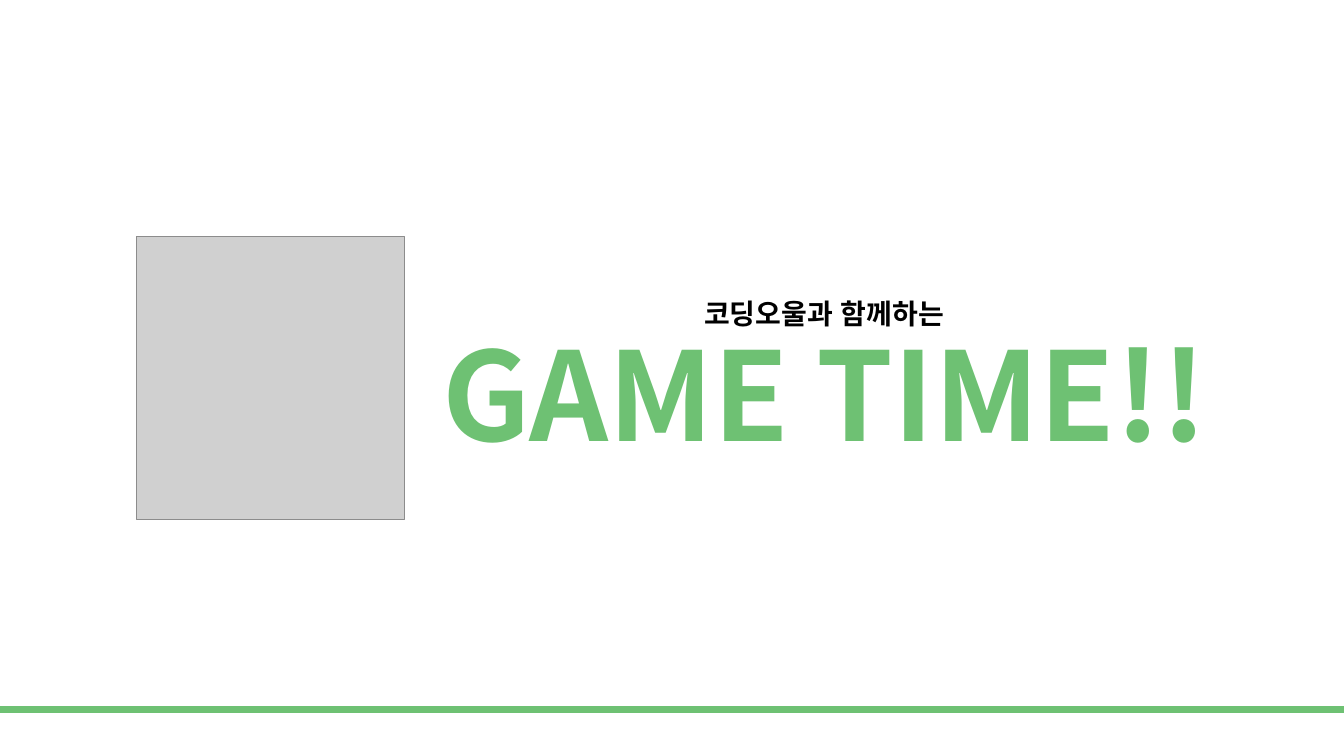
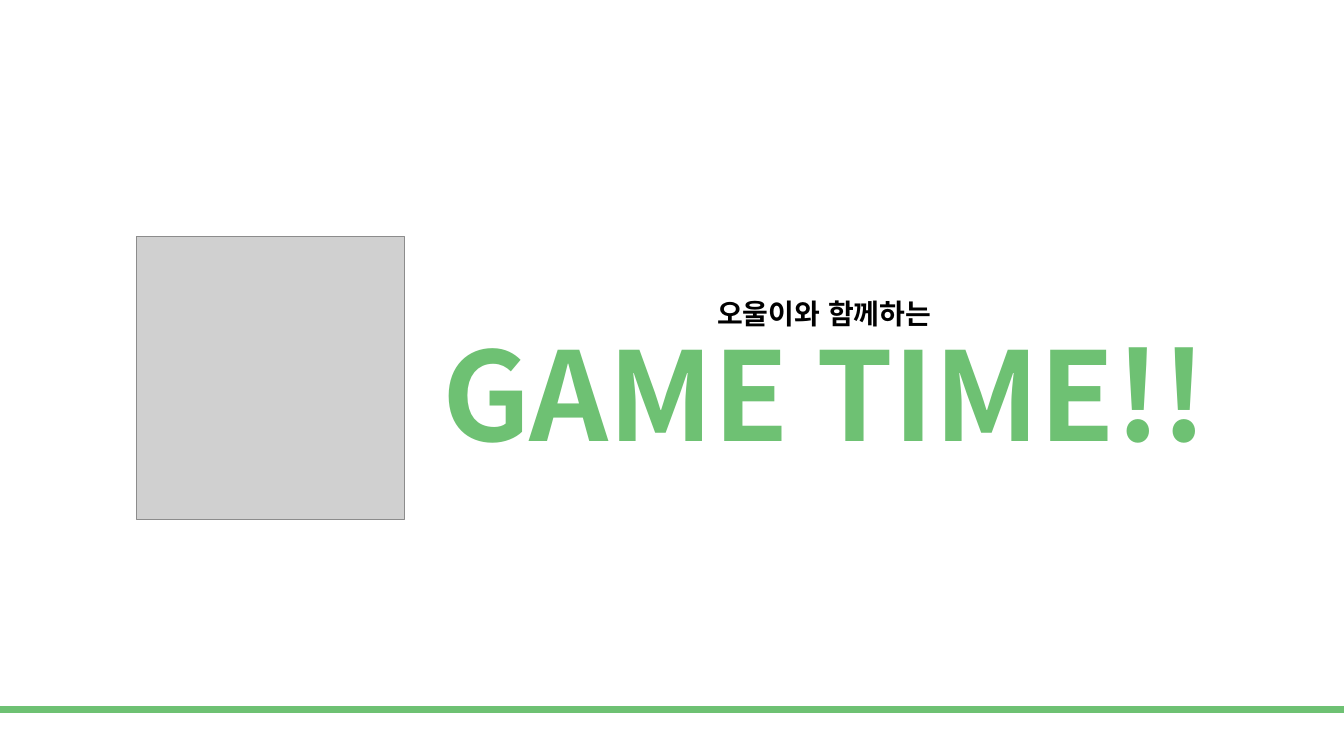
Before and after one commit to DevDamon0527/SeSAC_Yeongdeungpo_Campus_6th, a slide deck: slide 16 of material/[SeSAC_YDP_6] 01_ot,git.pptx (slide 18 before the commit). Drawn at 1344x756 pixels with LibreOffice and Linux fonts; fonts in the diff are those of the drawing; grey boxes stand for pictures; background and template pictures are left out. Boxes give left, top, right and bottom in pixels: in the first picture for what was removed or moved away, otherwise in the second. Text is boxed around its words. In the diff, an @@ line names an element or a change of style, - is before the commit and + after.

```diff
--- a/material/[SeSAC_YDP_6] 01_ot,git.pptx
+++ b/material/[SeSAC_YDP_6] 01_ot,git.pptx
@@ text at <box>717,300,931,327</box>: text changed @@
-코딩오울과 함께하는
+오울이와 함께하는
```
Also in this commit, not shown: 12 other slides changed, 1 slide added, 4 slides removed.
